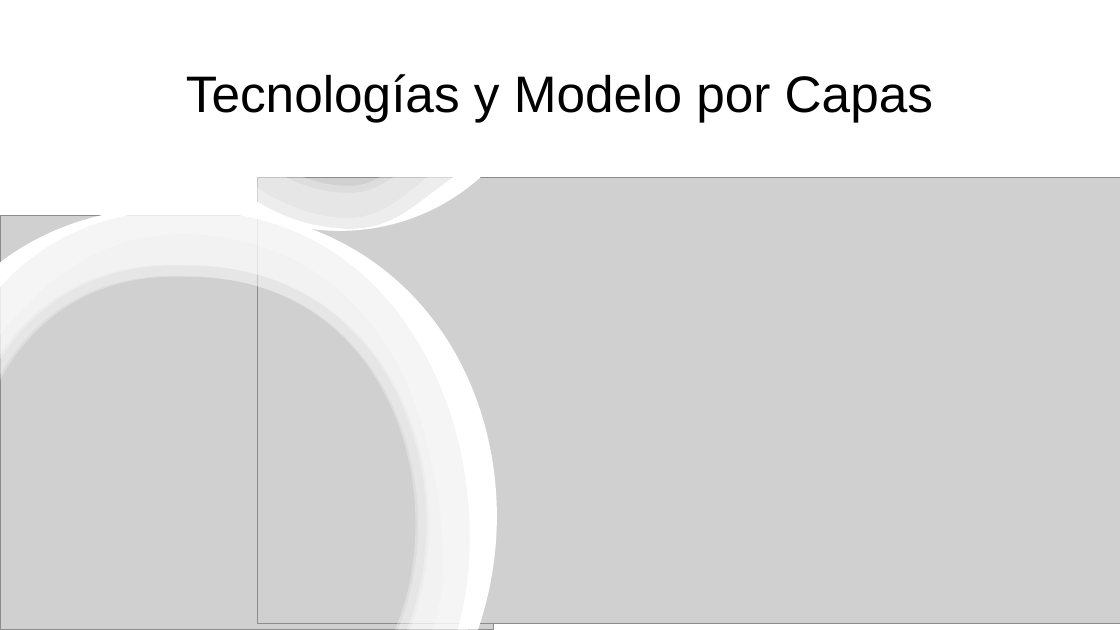
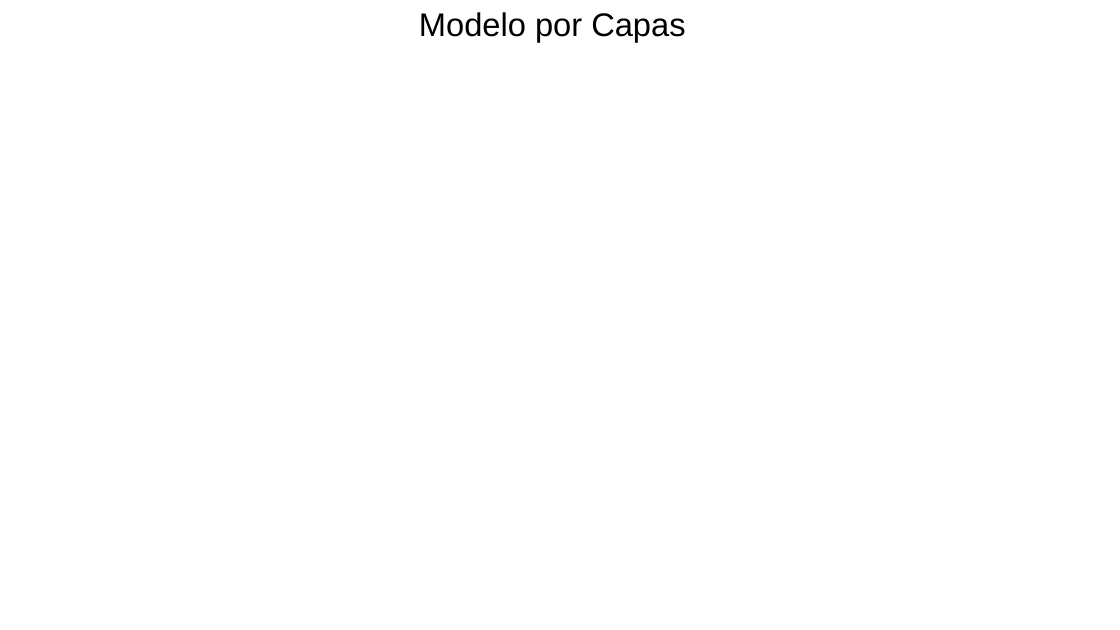
Before and after one commit to Gabrielavendano/2024_2_MA_CAPSTONE_001D_GRUPO_08, a slide deck: slide 8 of Fase 2/Evidencias Proyecto/PRESENTACION-PARCIAL 2.pptx (slide 7 before the commit). Drawn at 1120x630 pixels with LibreOffice and Linux fonts; fonts in the diff are those of the drawing; grey boxes stand for pictures; background and template pictures are left out. Boxes give left, top, right and bottom in pixels: in the first picture for what was removed or moved away, otherwise in the second. Text is boxed around its words. In the diff, an @@ line names an element or a change of style, - is before the commit and + after.

```diff
--- a/Fase 2/Evidencias Proyecto/PRESENTACION-PARCIAL 2.pptx
+++ b/Fase 2/Evidencias Proyecto/PRESENTACION-PARCIAL 2.pptx
@@ text at (419,12,685,42): text changed; size 44 to 28 pt @@
-Tecnologías y Modelo por Capas
+Modelo por Capas
@@ picture removed at (257,177,1120,623) @@
@@ group removed at (0,208,497,630): 6 freeform shapes @@
@@ picture removed at (0,216,494,630) @@
```
Also in this commit, not shown: 5 other slides changed, 8 slides added, 1 slide removed, 28 other files.
